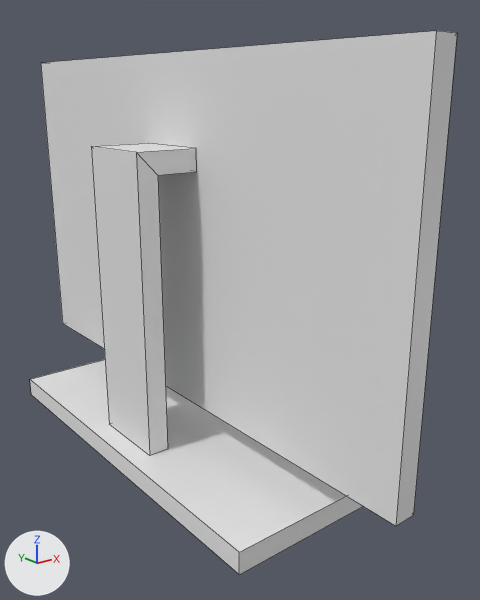
A saved change to the Blender file SourceAssets/Daniel/Monitor.blend.
Camera for both pictures: a 50 mm lens placed at (-1.7, -2.63, 1.74), pointed at (0.19, -0.26, 0.79). The axes (+X, +Y, +Z) are drawn at lower left. The lights are the same throughout. Mesh edges are drawn as thin lines.

The scene before the commit, as lines of its bpy script (objects in view):
```python
me_cube_001 = bpy.data.meshes.new('Cube.001')
me_cube_001.from_pydata(...)  # a box spanning x -0.4..0.3, y -1.0..1.0, z 0.0..0.1
me_plane = bpy.data.meshes.new('Plane')
me_plane.from_pydata(...)  # 24 vertices, 20 faces; spans x -0.3..0.1, y -1.39..1.39, z 0.1..1.9
# faces by material slot: [19, 1]
me_plane.materials.append(mat_material_001)  # white #e7e7e7
me_plane.materials.append(mat_material_002)  # black #000000
ob_cube = bpy.data.objects.new('Cube', me_cube_001)
ob_cube.location = (0.0, 0.0, 0.0)
ob_plane = bpy.data.objects.new('Plane', me_plane)
ob_plane.location = (0.0, 0.0, 0.0)
```
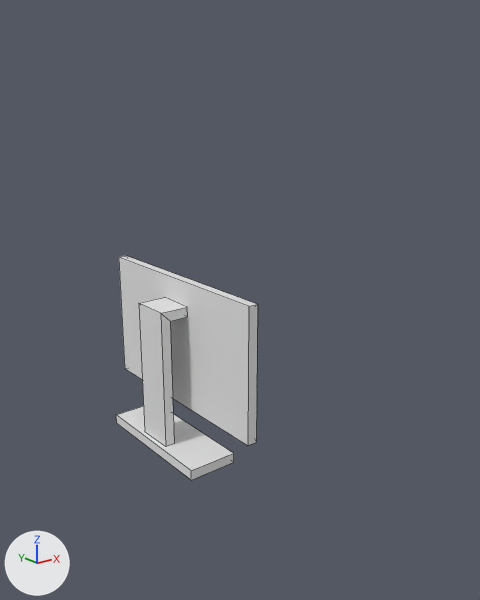
What changed in the scene script:
```text
Change me_cube_001:
    used by ob_cube; location = (0.0, 0.0, 0.0)
    remove me_cube_001.from_pydata(...)  # 8 vertices, 6 faces; spans x -0.4..0.3, y -1.0..1.0, z 0.0..0.1
    add me_cube_001.from_pydata(...)  # 32 vertices, 26 faces; spans x -0.18..0.08, y -0.56..0.56, z 0.0..0.87
    me_cube_001 part 1: the whole mesh is rebuilt
    add me_cube_001.materials.append(mat_material_001)  # white #e7e7e7
    add me_cube_001.materials.append(mat_material_002)  # black #000000
Remove ob_plane:
    ob_plane = bpy.data.objects.new('Plane', me_plane)
    ob_plane.location = (0.0, 0.0, 0.0)
```

Location of each change, [x1, y1, x2, y2] in pixels of the pictures (480 x 600 px):
'Plane', deleted: before [41, 31, 457, 526]
'Cube', reshaped (57% narrower): before [30, 360, 363, 575]; after [116, 256, 258, 480]
